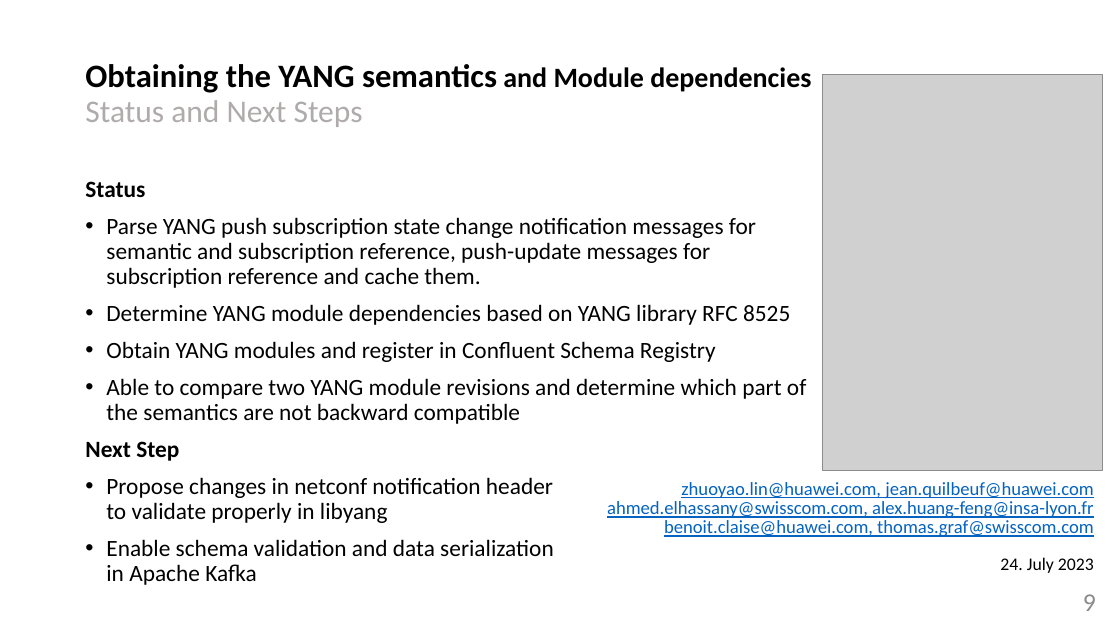
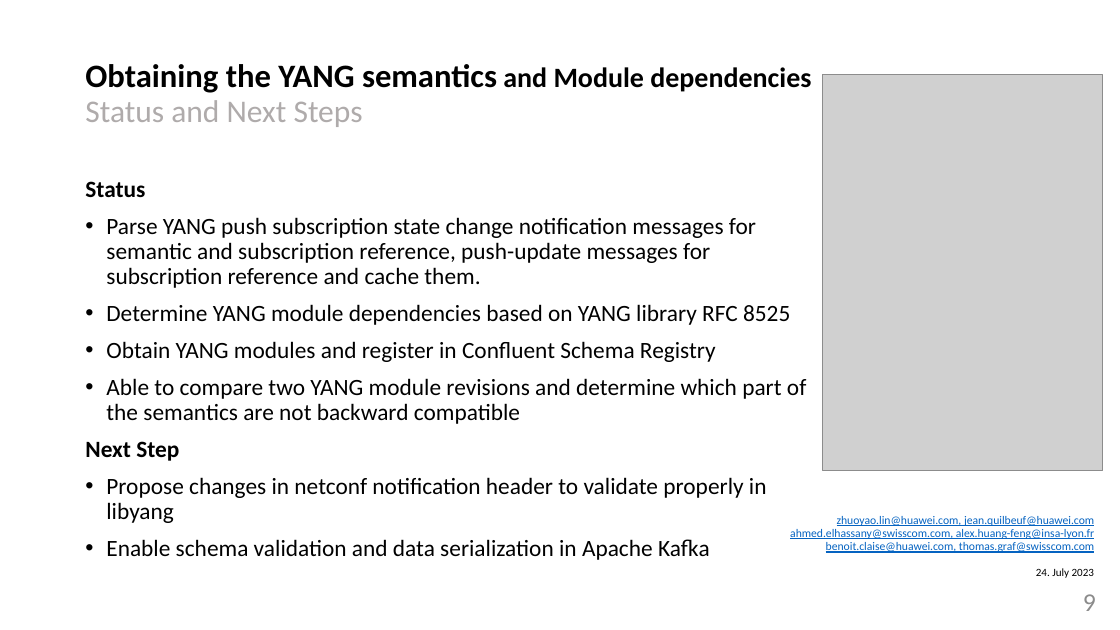
Before and after one commit to network-analytics/ietf-network-analytics-document-status, a slide deck: slide 9 of 117/Side-Meetings/ietf117-netconf-yang-push-data-mesh-integration.pptx. Drawn at 1120x630 pixels with LibreOffice and Linux fonts; fonts in the diff are those of the drawing; grey boxes stand for pictures. Boxes give left, top, right and bottom in pixels: in the first picture for what was removed or moved away, otherwise in the second. Text is boxed around its words. In the diff, an @@ line names an element or a change of style, - is before the commit and + after.

```diff
--- a/117/Side-Meetings/ietf117-netconf-yang-push-data-mesh-integration.pptx
+++ b/117/Side-Meetings/ietf117-netconf-yang-push-data-mesh-integration.pptx
@@ text "Status" rewrapped from (x1=85, y1=181, x2=806, y2=581) to (x1=85, y1=181, x2=806, y2=560) @@
@@ text "zhuoyao.lin@huawei.com, jean.quilbeuf@huawei.com" moved from (x1=607, y1=482, x2=1094, y2=573) to (x1=790, y1=516, x2=1094, y2=578) @@
@@ text "zhuoyao.lin@huawei.com, jean.quilbeuf@huawei.com" at (x1=790, y1=516, x2=1094, y2=578): size 16 to 10 pt; size 15.2 to 9.5 pt in "24. July 2023" @@
```
Also in this commit, not shown: 1 slide added, 1 other file.
